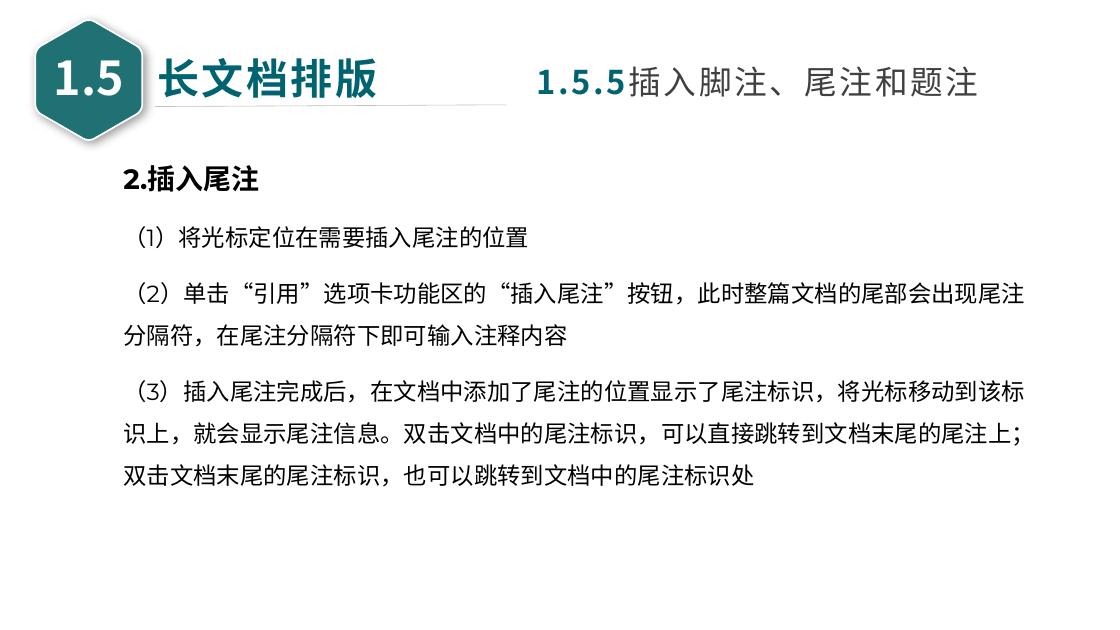
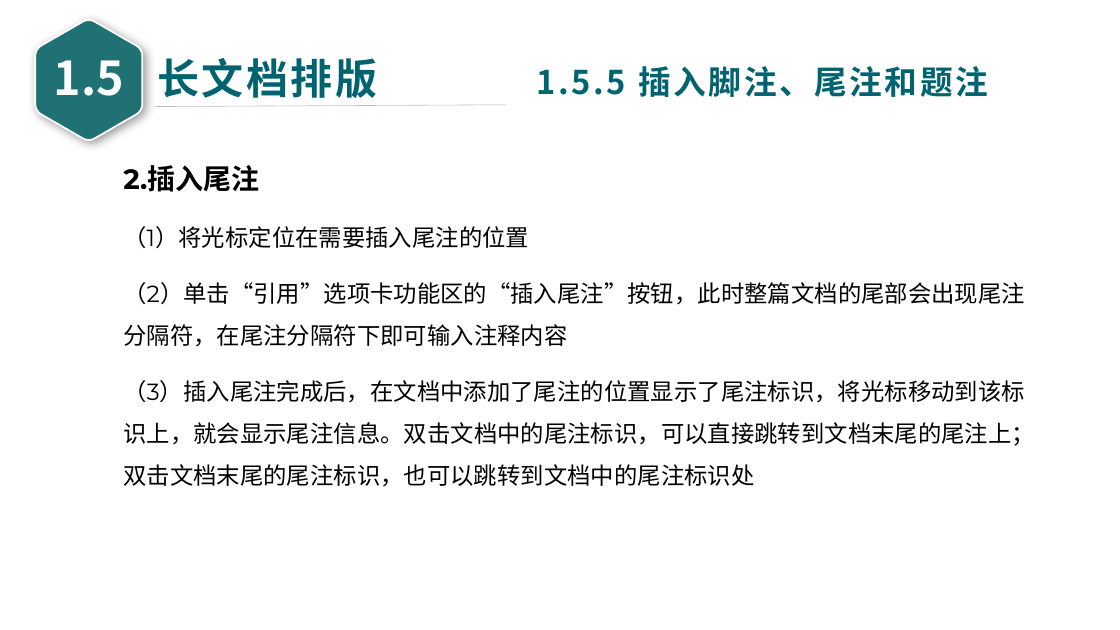
Before and after one commit to glplaman/glplaman.github.io, a slide deck: slide 96 of office/file/wps PPT/第1章 WPS文字文档编辑 - glpla.pptx. Drawn at 1120x630 pixels with LibreOffice and Linux fonts; fonts in the diff are those of the drawing. Boxes give left, top, right and bottom in pixels: in the first picture for what was removed or moved away, otherwise in the second. Text is boxed around its words. In the diff, an @@ line names an element or a change of style, - is before the commit and + after.

```diff
--- a/office/file/wps PPT/第1章 WPS文字文档编辑 - glpla.pptx
+++ b/office/file/wps PPT/第1章 WPS文字文档编辑 - glpla.pptx
@@ text at bbox=[537, 66, 988, 97]: text changed; text colour #404040 to #006370; bold on @@
-1.5.5插入脚注、尾注和题注
+1.5.5 插入脚注、尾注和题注
```
Also in this commit, not shown: 91 other slides changed, 9 other files.
